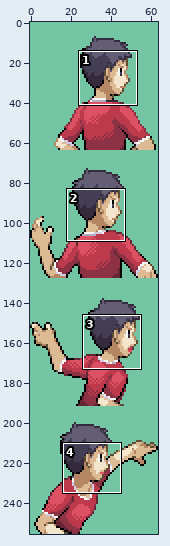
Two states of a sprite sheet, graphics/trainers/back_pics/dude_back_pic.png. The picture above shows the old version from afar; the outline marks the close-up.
Close-up. First the earlier version:
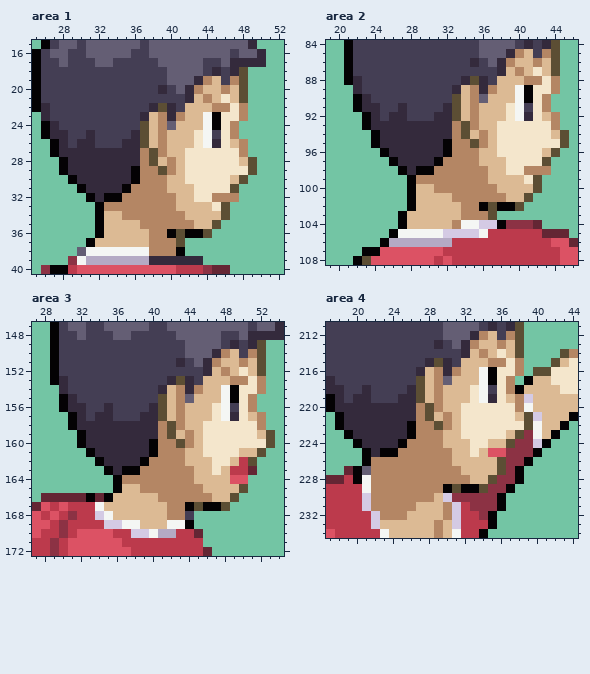
The file is 64x256 pixels. Shown: area 1: x 25..52, y 15..40; area 2: x 19..46, y 84..108; area 3: x 27..54, y 147..172; area 4: x 17..44, y 211..234.
Now the later version:
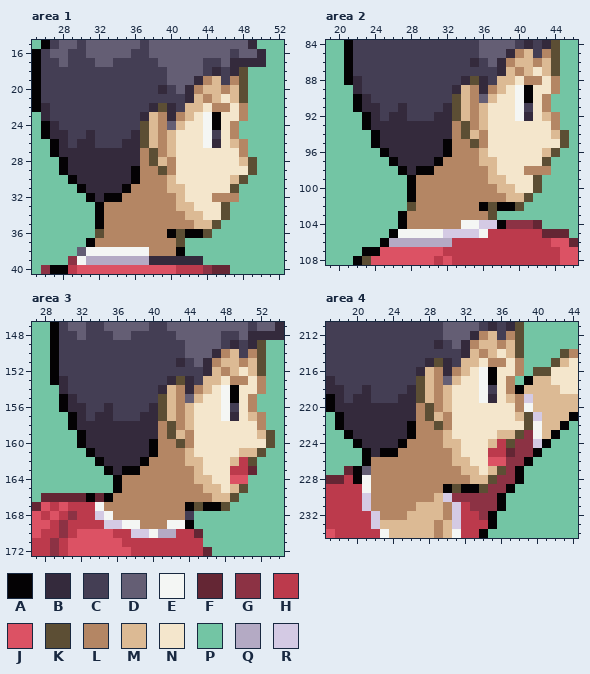
Palette (. is transparent): A #040204  B #342a3c  C #443e54  D #645e74  E #f4f6f4  F #642634  G #8c3244  H #bc3a4c  J #dc5264  K #5c4e34  L #b48664  M #dcba94  N #f4e6cc  P #73c5a4  Q #b4aac4  R #d4cae4
Log entry: Johto wallmap in school, tweak Dude backpic
Difference:
Changed rows in their new state; - is an unchanged pixel.
Area 1:
first column x 32:
22 ------------N-
23 -----------N--
24 ----------NN--
25 ---------NN---
26 ---------NN---
27 ---------N----
28 ---------N----
29 ---------N----
30 ---------N----
31 ----------N---
32 ----------N---
33 -----------NN-
34 -LL---------NN
35 -LLLL---------
36 KLLLLL--------
37 LLLLLL--------
Area 2:
first column x 28:
 88 ------------N-
 89 -----------N--
 90 ----------NN--
 91 ---------NN---
 92 ---------NN---
 93 ---------N----
 94 ---------N----
 95 ---------N----
 96 ---------N----
 97 ----------N---
 98 ----------N---
 99 -----------NN-
100 -LL---------NN
101 -LLLL---------
102 KLLLLL--------
103 LLLLLL--------
104 LLLLL---------
Area 3:
first column x 35:
153 -------------N
154 ------------N-
155 -----------NN-
156 ----------NN--
157 ----------NN--
158 ----------N---
159 ----------N---
160 ----------N---
161 ----------N---
162 -----------N--
163 -----------N-N
164 ------------NN
165 --LL---------N
166 -LLLLL--------
167 LLLLLLL-------
168 -LLLLLL-------
169 ----LLL-------
Area 4:
first column x 31:
215 ---N---
216 --N----
217 -NN----
218 NN-----
219 NN-----
220 N------
221 N------
222 N------
223 N----M-
224 -N---H-
225 -N-NHHF
226 --NNJJ-
227 ---N---
